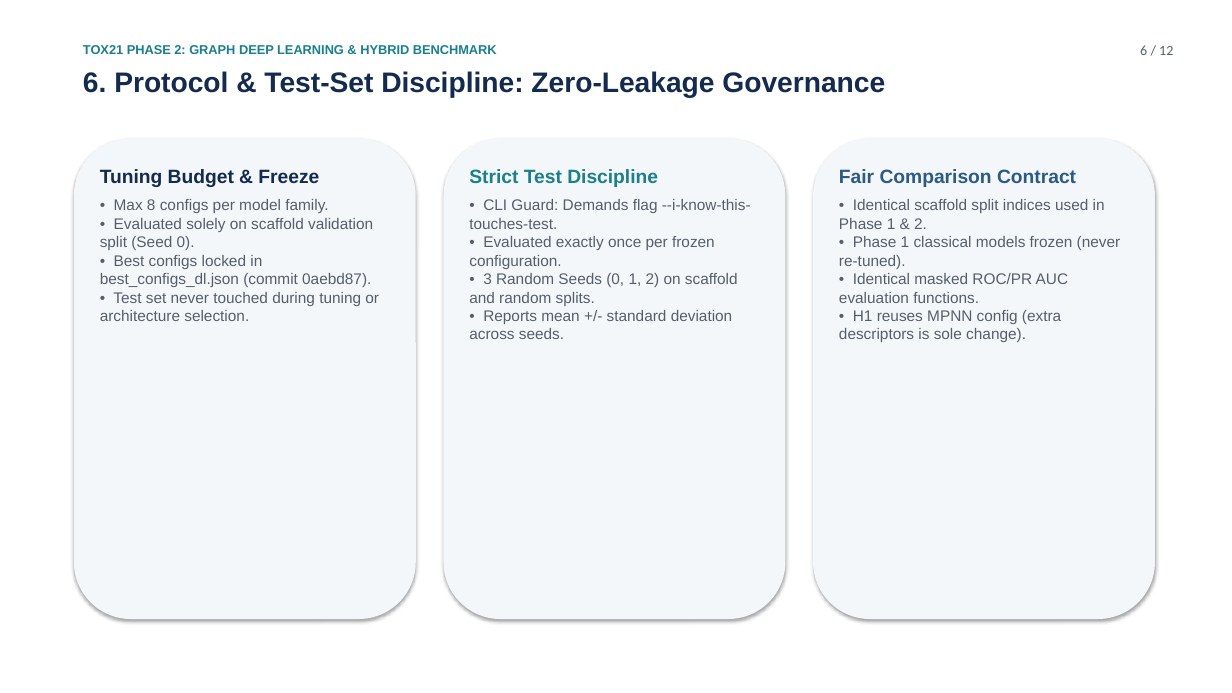
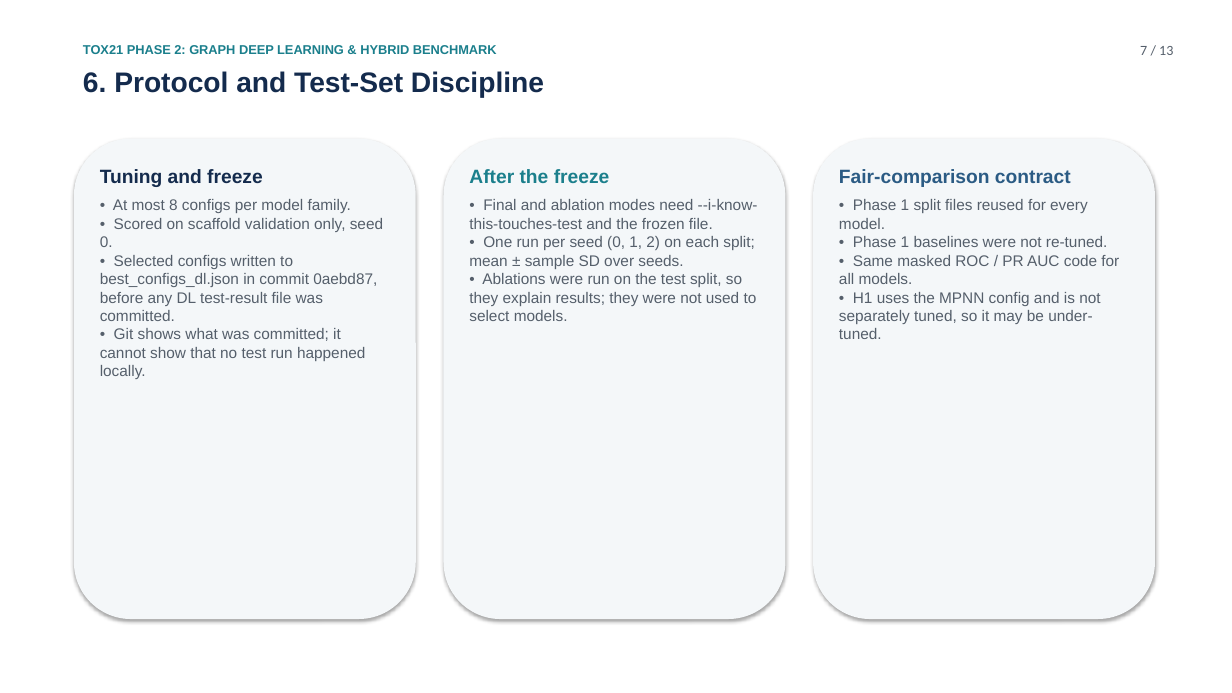
Before and after one commit to GabbyMymus/Molecular-Toxicity-Prediction, a slide deck: slide 7 of tox21-phase1/slides_phase2/tox21_phase2.pptx. Drawn at 1232x693 pixels with LibreOffice and Linux fonts; fonts in the diff are those of the drawing. Boxes give left, top, right and bottom in pixels: in the first picture for what was removed or moved away, otherwise in the second. Text is boxed around its words. In the diff, an @@ line names an element or a change of style, - is before the commit and + after.

```diff
--- a/tox21-phase1/slides_phase2/tox21_phase2.pptx
+++ b/tox21-phase1/slides_phase2/tox21_phase2.pptx
@@ text at <box>1140,46,1173,55</box>: text changed @@
-6 / 12
+7 / 13
@@ text at <box>83,71,544,98</box>: text changed @@
-6. Protocol & Test-Set Discipline: Zero-Leakage Governance
+6. Protocol and Test-Set Discipline
@@ text at <box>100,169,383,379</box>: text changed @@
-Tuning Budget & Freeze
-• Max 8 configs per model family.
-• Evaluated solely on scaffold validation split (Seed 0).
-• Best configs locked in best_configs_dl.json (commit 0aebd87).
-• Test set never touched during tuning or architecture selection.
+Tuning and freeze
+• At most 8 configs per model family.
+• Scored on scaffold validation only, seed 0.
+• Selected configs written to best_configs_dl.json in commit 0aebd87, before any DL test-result file was committed.
+• Git shows what was committed; it cannot show that no test run happened locally.
@@ text at <box>469,169,758,321</box>: text changed @@
-Strict Test Discipline
-• CLI Guard: Demands flag --i-know-this-touches-test.
-• Evaluated exactly once per frozen configuration.
-• 3 Random Seeds (0, 1, 2) on scaffold and random splits.
-• Reports mean +/- standard deviation across seeds.
+After the freeze
+• Final and ablation modes need --i-know-this-touches-test and the frozen file.
+• One run per seed (0, 1, 2) on each split; mean ± sample SD over seeds.
+• Ablations were run on the test split, so they explain results; they were not used to select models.
@@ text at <box>839,169,1119,339</box>: text changed @@
-Fair Comparison Contract
-• Identical scaffold split indices used in Phase 1 & 2.
-• Phase 1 classical models frozen (never re-tuned).
-• Identical masked ROC/PR AUC evaluation functions.
-• H1 reuses MPNN config (extra descriptors is sole change).
+Fair-comparison contract
+• Phase 1 split files reused for every model.
+• Phase 1 baselines were not re-tuned.
+• Same masked ROC / PR AUC code for all models.
+• H1 uses the MPNN config and is not separately tuned, so it may be under-tuned.
```
Also in this commit, not shown: 9 other slides changed, 3 slides added, 2 slides removed, 2 other files.
